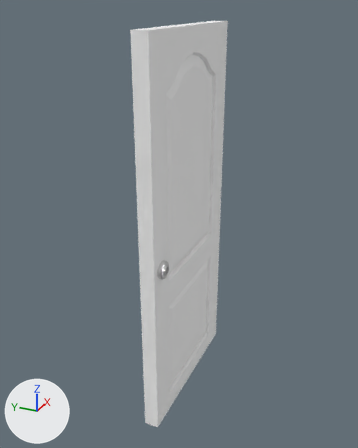
Before and after pictures for a commit that changed the glTF model assets/doors/doorway_door_6.glb.
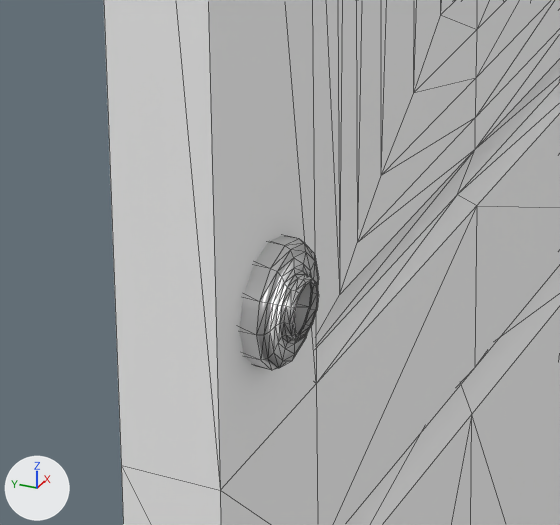
Each version appears first whole from a camera (50 mm lens) standing at (-2.25, 4.027, 2.146) and looking at (-0.01, 5.035, 1.026), and next in a close-up on the part from 34% to 57% of the width and 50% to 67% of the height. The lights are fixed; the arrows at lower left show +X, +Y and +Z. The close-ups show mesh edges as thin lines. Where no turn or scale is listed for an object, it has been applied to the vertices.

In view in the first close-up: 'doorway_door_6'.
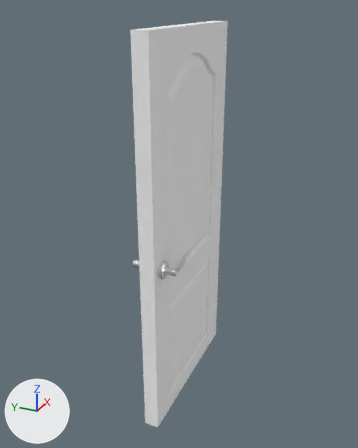
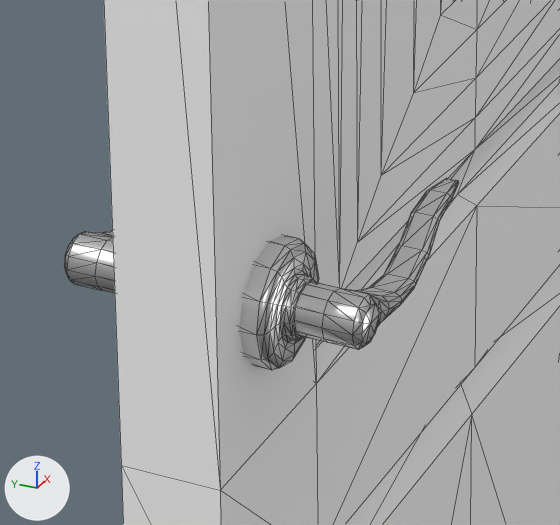
Commit message: update door assets

Boxes [x1, y1, x2, y2] around the edits, measured in the close-ups (560 x 525 px):
'doorway_handle_6', added: after [64, 178, 459, 350]

Diff of the bpy script that builds the scene:
```diff
--- a/assets/doors/doorway_door_6.glb.py
+++ b/assets/doors/doorway_door_6.glb.py
@@ me_mesh_017 @@
+me_mesh_017.from_pydata(...)  # 214 vertices, 424 faces; spans x -0.395..-0.202, y 4.883..5.117, z 0.931..0.979
+me_mesh_017.materials.append(mat_metal_material)  # white #e7e7e7
@@ ob_doorway_handle_6 @@
+ob_doorway_handle_6 = bpy.data.objects.new('doorway_handle_6', me_mesh_017)
+ob_doorway_handle_6.location = (0.0, 0.0, 0.0)
```
